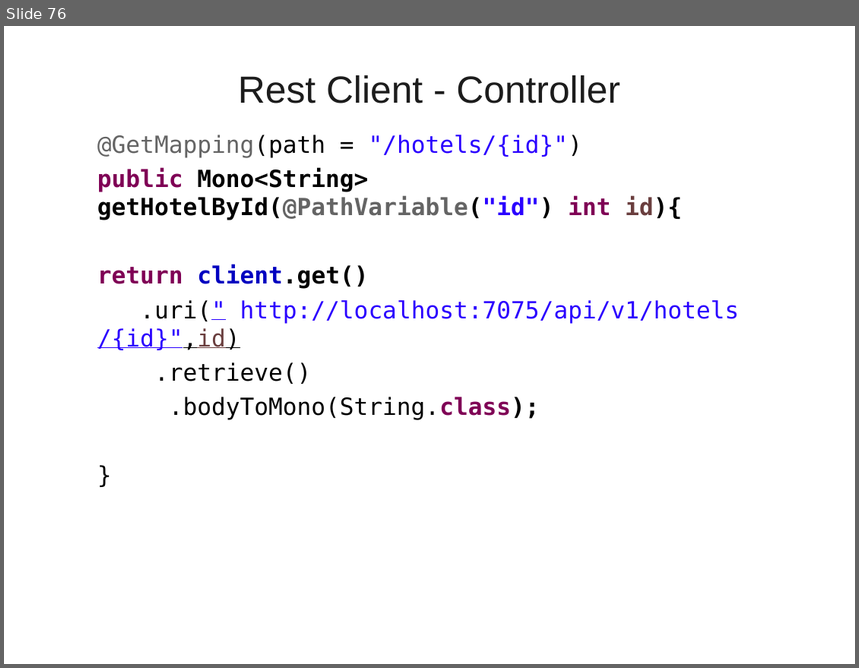
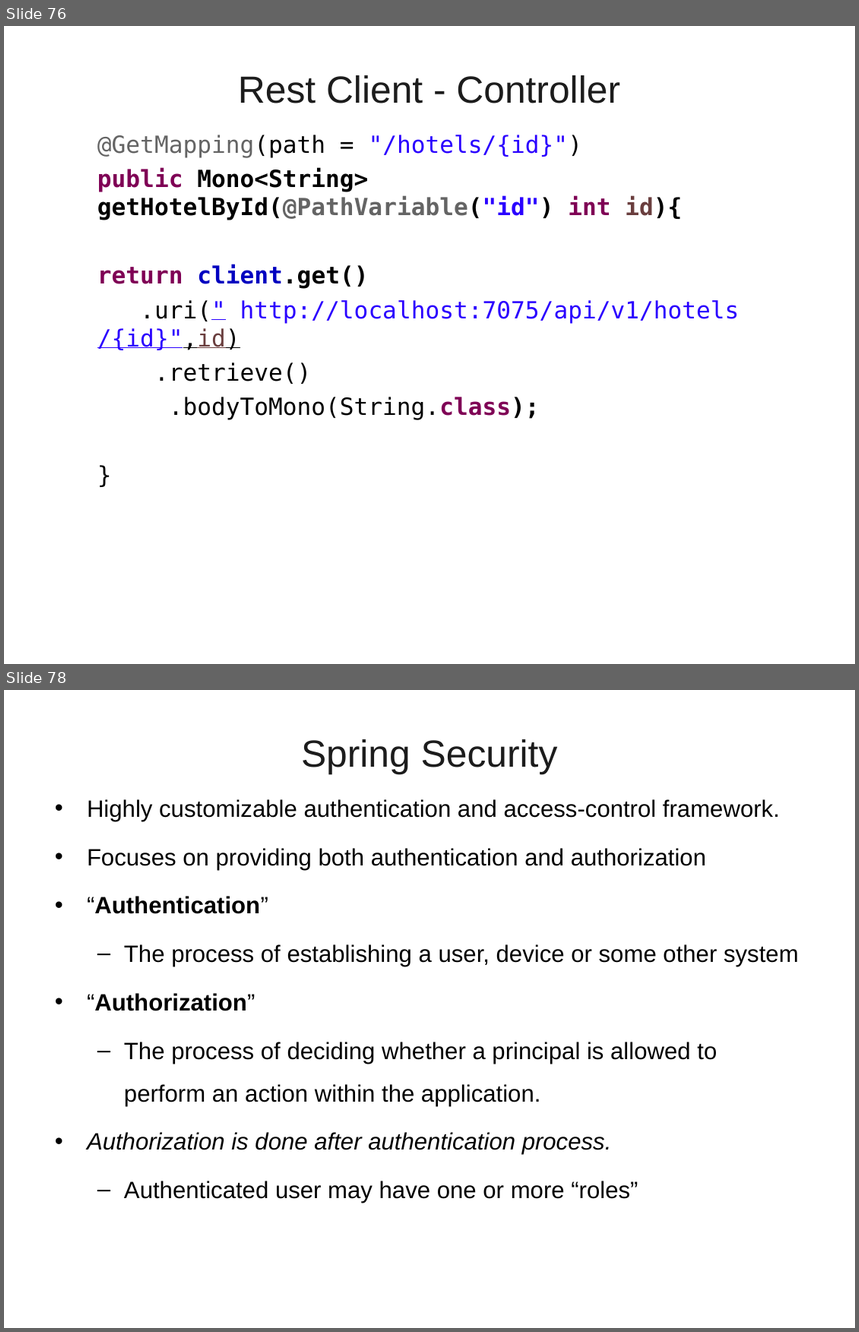
Before and after one commit to vatsanTraining/lumen_sep_2021, a slide deck: SpringBoot_Day_Two_Lumen_2021.ppt. Shown one above the other, each under a label of ours: slide 76 before the commit, slides 76 and 78 after it; the slides between them are not shown. The pictures are 859x668 and 859x1332 pixels, drawn with LibreOffice and Linux fonts; fonts in the diff are those of the drawing; background and template pictures are left out. Boxes give left, top, right and bottom in pixels: in the first picture for what was removed or moved away, otherwise in the second. Text is boxed around its words. In the diff, an @@ line names an element or a change of style, - is before the commit and + after.

```diff
--- a/SpringBoot_Day_Two_Lumen_2021.ppt
+++ b/SpringBoot_Day_Two_Lumen_2021.ppt
@@ slide 78 added at (4, 690, 855, 1328), background picture (left out) @@
@@ title added at (301, 739, 558, 774), 32 pt, text #1C1C1C @@
+Spring Security
@@ text added at (87, 799, 799, 1203), 20 pt, text #000000 @@
+• Highly customizable authentication and access-control framework.
+• Focuses on providing both authentication and authorization
+• “Authentication”
+  – The process of establishing a user, device or some other system
+• “Authorization”
+  – The process of deciding whether a principal is allowed to perform an action within the application.
+• Authorization is done after authentication process.
+  – Authenticated user may have one or more “roles”
```
Also in this commit, not shown: 15 other slides added.
